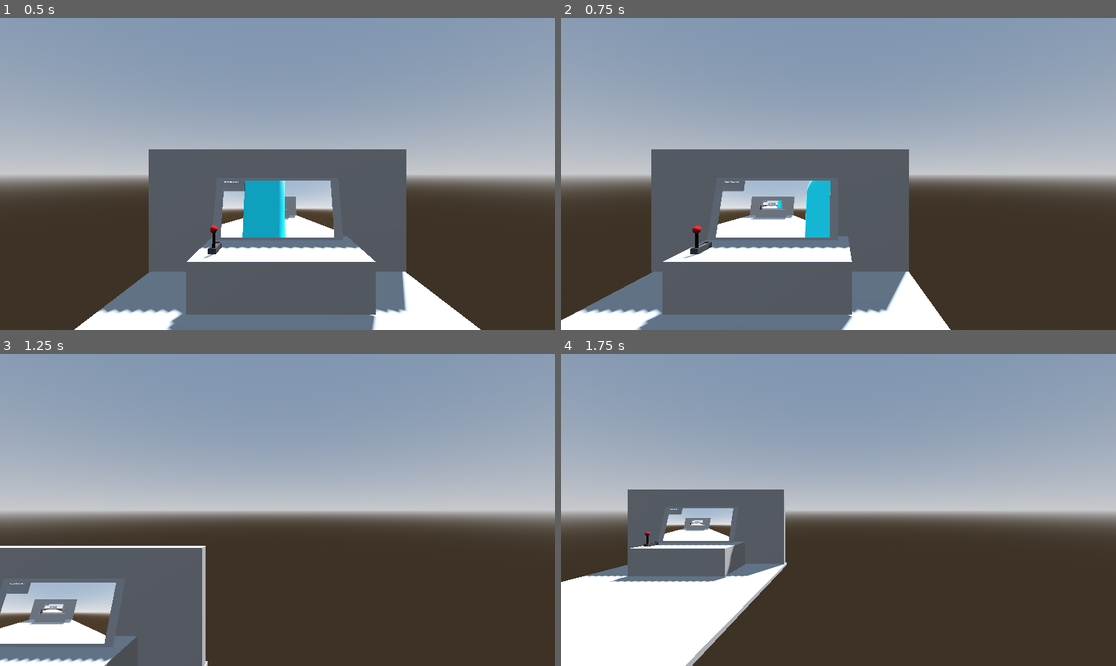
Above: before the commit, frames 1-4 (two rows, left to right).
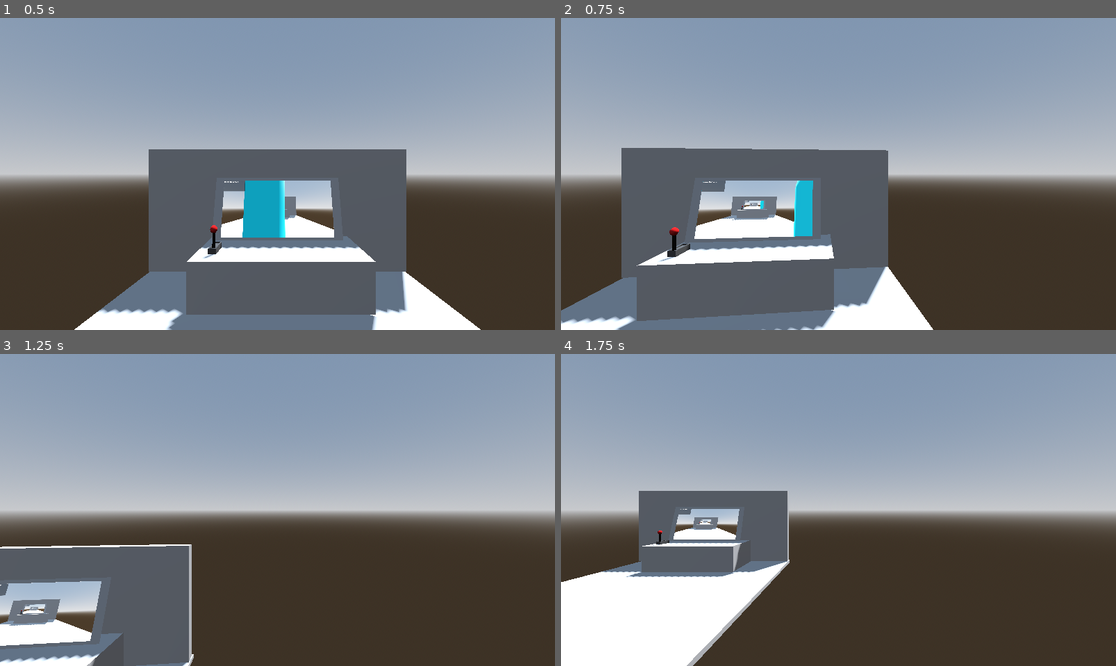
Above: after the commit, the same moments.

Repository: Kim0moz/GameJam
Game: Godot game, scene res://TestScene.tscn
Same seed, same stepped clock (60 frames per second), same inputs: the game is played once before the commit and once after it. The project has no main scene, so this scene is started directly.
Inputs (mouse positions are in pixels of both pictures, inside the frame that each line leads up to):
- Up to frame 1 (0.5 s): no input
- Up to frame 2 (0.75 s): move the mouse to (960, 158) at 0.52 s; hold D (movement_right) from 0.53 s (still down); click (960, 158) at 0.6 s
- Up to frame 3 (1.25 s): keep holding D (movement_right); tap Space (movement_jump) at 0.77 s
- Up to frame 4 (1.75 s): move the mouse to (727, 525) at 1.27 s; release D (movement_right) at 1.28 s; hold S (movement_backward) from 1.28 s (still down); click (727, 525) at 1.35 s; tap Space (movement_jump) at 1.52 s

Frame 1 is identical in both runs. In frame 2, 11% of the frame differs, in the area x 0-71%, y 41-100%; in frame 3, 3.5%; in frame 4, 2.8%.

Commit message:
Added left/right mouse turning

Diff:
--- a/Objects/Player/player.gd
+++ b/Objects/Player/player.gd
@@ -7,10 +7,15 @@
 @export var cameraLerpSpeed : float = .1
 @export var cameraTurnSpeed : float = 2
 @export var cameraOffsetY : float = .5
+@export var mouseMoveMaxSpeed : float = 10
+@export var mouseSensitivity : float = .5
 
 # Get the gravity from the project settings to be synced with RigidBody nodes.
 var gravity = ProjectSettings.get_setting("physics/3d/default_gravity")
 
+func _ready():
+	# Input.mouse_mode = Input.MOUSE_MODE_CONFINED
+	pass
 
 func _physics_process(delta):
 	# Add the gravity.
@@ -41,3 +46,19 @@
 	cameraController.position = position
 	cameraController.position.y += cameraOffsetY
 	cameraController.rotation.y = rotation.y
+
+func _unhandled_input(event: InputEvent) -> void:
+	if event is InputEventMouseMotion:
+		var mouseMoveEvent : InputEventMouseMotion = event
+		var mouseMoveX = mouseMoveEvent.relative.x
+		if mouseMoveX > 0:
+			mouseMoveX = min(mouseMoveX, mouseMoveMaxSpeed)
+		elif mouseMoveX < 0:
+			mouseMoveX = max(mouseMoveX, -mouseMoveMaxSpeed)
+		var mouseMoveY = mouseMoveEvent.relative.y
+		if mouseMoveY > 0:
+			mouseMoveY = min(mouseMoveY, mouseMoveMaxSpeed)
+		elif mouseMoveX < 0:
+			mouseMoveY = max(mouseMoveY, -mouseMoveMaxSpeed)
+		rotate_y(deg_to_rad(-mouseMoveX * mouseSensitivity))
+		# cameraController.rotate_x(deg_to_rad(-mouseMoveY * mouseSensitivity))
